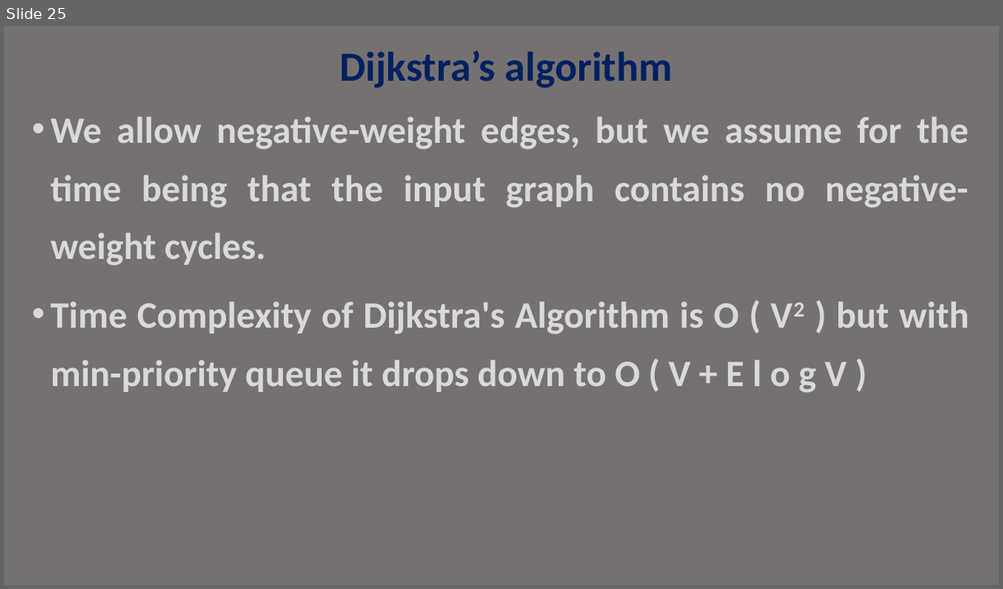
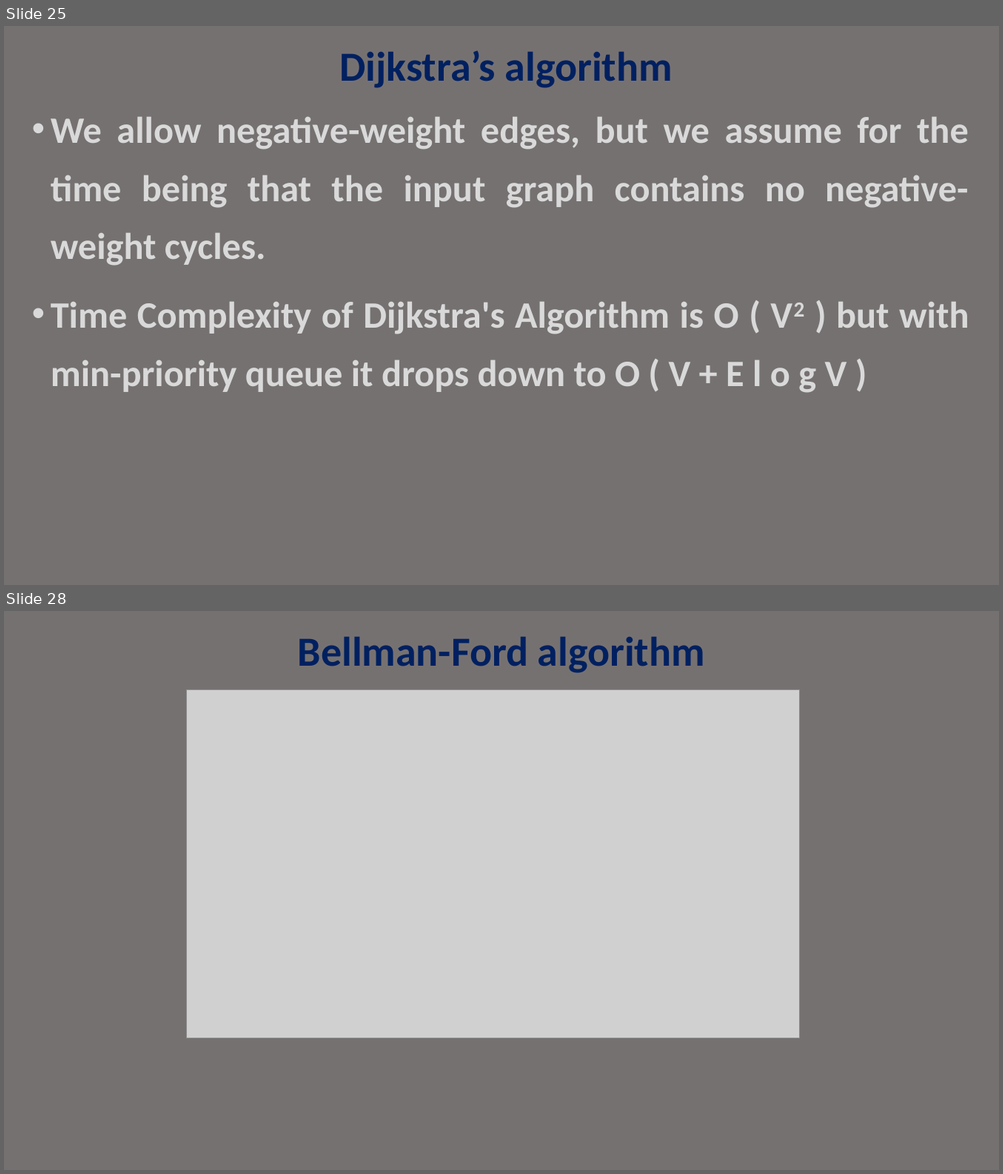
Before and after one commit to janakimeena/Old_Repo_22, a slide deck: Ex11a/dijkstra.pptx. Shown one above the other, each under a label of ours: slide 25 before the commit, slides 25 and 28 after it; the slides between them are not shown. The pictures are 1003x589 and 1003x1174 pixels, drawn with LibreOffice and Linux fonts; fonts in the diff are those of the drawing; grey boxes stand for pictures. Boxes give left, top, right and bottom in pixels: in the first picture for what was removed or moved away, otherwise in the second. Text is boxed around its words. In the diff, an @@ line names an element or a change of style, - is before the commit and + after.

```diff
--- a/Ex11a/dijkstra.pptx
+++ b/Ex11a/dijkstra.pptx
@@ slide 28 added at box(4, 611, 999, 1170), background #767171 @@
@@ title added at box(298, 637, 705, 673), 40 pt, text #002060, bold @@
+Bellman-Ford algorithm
@@ picture added at box(187, 690, 800, 1039) @@
```
Also in this commit, not shown: 2 slides changed, 28 other slides added, 2 slides removed, 1 other file.
